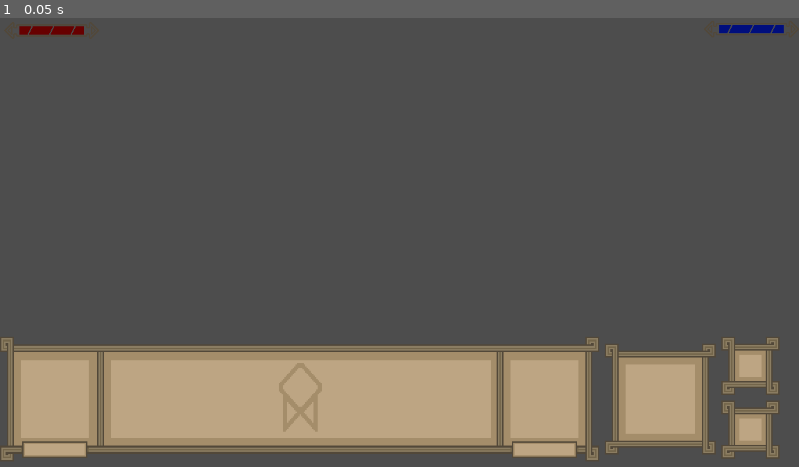
Above: before the commit, frame 1.
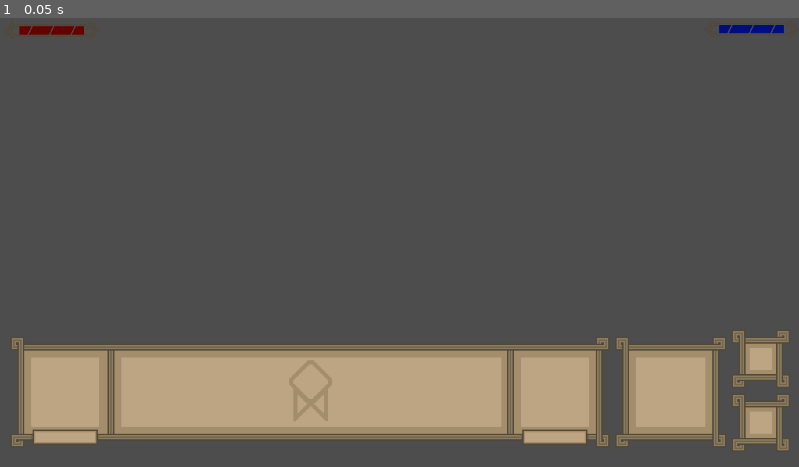
Above: after the commit, the same moment.

Repository: AtomicGardenInteractive/Brackey-s-2024
Game: Godot game, scene res://Game UI.tscn
Same seed, same stepped clock (60 frames per second), same inputs: the game is played once before the commit and once after it. This scene is started directly instead of the project's main scene.
Inputs:
- Up to frame 1 (0.05 s): no input

The runs differ from the first frame. In frame 1, 10% of the frame differs, in the area x 0-99%, y 69-99%.

Commit message:
boat fixing in progress

Diff:
--- a/Godot/new-game-project/Game UI.tscn
+++ b/Godot/new-game-project/Game UI.tscn
@@ -54,13 +54,16 @@
 
 [node name="HBoxContainer" type="HBoxContainer" parent="."]
 layout_mode = 1
-anchors_preset = -1
-anchor_top = 0.771
-anchor_right = 1.0
+anchors_preset = 7
+anchor_left = 0.5
+anchor_top = 1.0
+anchor_right = 0.5
 anchor_bottom = 1.0
-offset_top = -39.608
-offset_right = -583.0
-offset_bottom = -98.0
+offset_left = -561.0
+offset_top = -198.0
+offset_right = 1.0
+offset_bottom = -108.0
+grow_horizontal = 2
 grow_vertical = 0
 scale = Vector2(2, 2)
 
@@ -68,11 +71,13 @@
 texture_filter = 5
 layout_mode = 2
 texture = ExtResource("1_utydy")
+stretch_mode = 3
 
 [node name="LargeUnitIconBox" type="TextureRect" parent="HBoxContainer"]
 texture_filter = 5
 layout_mode = 2
 texture = ExtResource("8_3s2vw")
+stretch_mode = 3
 
 [node name="VBoxContainer" type="VBoxContainer" parent="HBoxContainer"]
 layout_mode = 2
@@ -81,8 +86,10 @@
 texture_filter = 5
 layout_mode = 2
 texture = ExtResource("9_g0u2t")
+stretch_mode = 3
 
 [node name="SmallUnitIconBox1" type="TextureRect" parent="HBoxContainer/VBoxContainer"]
 texture_filter = 5
 layout_mode = 2
 texture = ExtResource("9_g0u2t")
+stretch_mode = 3
--- a/Godot/new-game-project/Scenes/Levels/Player.gd
+++ b/Godot/new-game-project/Scenes/Levels/Player.gd
@@ -33,18 +33,11 @@
 	if event.is_action_pressed("Action_Command"):
 		var hitObject = shoot_ray()
 		if hitObject:
-			emit_signal("contextualCommand", hitObject["position"], false)
-			print(hitObject["position"])
-			pass
-		pass
+			if event.is_action_pressed("Action_Queue_Command"):
+				emit_signal("contextualCommand", hitObject["position"], true)
+			else:
+				emit_signal("contextualCommand", hitObject["position"], false)
 
-	if event.is_action_pressed("Action_Queue_Command"):
-		var hitObject = shoot_ray()
-		if hitObject:
-			emit_signal("contextualCommand", hitObject["position"], true)
-			print(hitObject["position"])
-			pass
-		pass
 
 #Gets objects under cursor
 func shoot_ray():
--- a/Godot/new-game-project/Scenes/Levels/game_handler.tscn
+++ b/Godot/new-game-project/Scenes/Levels/game_handler.tscn
@@ -5,7 +5,8 @@
 [ext_resource type="PackedScene" uid="uid://dkkxkrxcr74mb" path="res://Scenes/boat.tscn" id="2_74m0k"]
 [ext_resource type="PackedScene" uid="uid://dglyq1tx6is8e" path="res://player.tscn" id="2_np8cn"]
 [ext_resource type="ArrayMesh" uid="uid://vsnb002tkjcr" path="res://Assets/Models/pier.obj" id="3_fahsx"]
-[ext_resource type="PackedScene" uid="uid://b4s0xgjysi7h0" path="res://Game UI.tscn" id="6_rcefj"]
+[ext_resource type="Material" uid="uid://bjt2aunmqx0oe" path="res://Assets/Materials/water_materiall.tres" id="3_qodso"]
+[ext_resource type="PackedScene" uid="uid://cwtbxb55herlv" path="res://Game UI.tscn" id="6_rcefj"]
 
 [sub_resource type="Environment" id="Environment_5imuj"]
 
@@ -15,11 +16,8 @@
 agent_max_climb = 0.0
 agent_max_slope = 1.35
 
-[sub_resource type="StandardMaterial3D" id="StandardMaterial3D_b2mlf"]
-albedo_color = Color(0.254902, 0.52549, 0.690196, 1)
-
 [sub_resource type="PlaneMesh" id="PlaneMesh_iags2"]
-material = SubResource("StandardMaterial3D_b2mlf")
+material = ExtResource("3_qodso")
 size = Vector2(128, 128)
 subdivide_width = 32
 subdivide_depth = 32
@@ -101,13 +99,14 @@
 
 [node name="Boat" parent="Level_Handler/World/Units" instance=ExtResource("2_74m0k")]
 transform = Transform3D(1, 0, 0, 0, 1, 0, 0, 0, 1, -41.5506, 9.53674e-06, -26.9683)
+SPEED = 300.0
 
 [node name="UI_Layers" type="Node" parent="."]
+
+[node name="Game_UI" type="CanvasLayer" parent="UI_Layers"]
+
+[node name="Game UI" parent="UI_Layers/Game_UI" instance=ExtResource("6_rcefj")]
 
 [node name="Menu_UI" type="CanvasLayer" parent="UI_Layers"]
 
 [node name="Main Menu" parent="UI_Layers/Menu_UI" instance=ExtResource("1_jth67")]
-
-[node name="Game_UI" type="CanvasLayer" parent="UI_Layers"]
-
-[node name="Game UI" parent="UI_Layers/Game_UI" instance=ExtResource("6_rcefj")]
--- a/Godot/new-game-project/Scenes/boat.gd
+++ b/Godot/new-game-project/Scenes/boat.gd
@@ -12,7 +12,17 @@
 
 func _ready() -> void:
 	player.connect("contextualCommand", _on_contextual_command_called)
-	pass
+
+
+func _on_contextual_command_called(target_position : Vector3, shiftHeld : bool) -> void:
+	print(target_position)
+	if shiftHeld:
+		add_to_array(target_position)
+	else:
+		targetLocationArray.clear()
+		add_to_array(target_position)
+		next_navigation_target()
+
 
 func add_to_array(target_location):
 	if search_array(target_location) == true:
@@ -20,8 +30,7 @@
 		targetLocationArray.append(target_location)
 	else:
 		print("location already present not appended")
-	print(targetLocationArray)
-	pass
+
 
 func search_array(target_location):
 	if targetLocationArray.count(target_location) < 1:
@@ -29,42 +38,30 @@
 	else:
 		return false
 
+func next_navigation_target():
+	print(targetLocationArray)
+	current_target_location(targetLocationArray.pop_front())
+	print(nav_agent.target_position)
+
+func current_target_location(target_location):
+	nav_agent.target_position = target_location
+
+
 func _physics_process(_delta: float) -> void:
 	var current_location = global_transform.origin
 	var next_location = nav_agent.get_next_path_position()
 	var new_velocity = (next_location - current_location).normalized() * SPEED
+	#print(str(next_location) + " - " + str(current_location) + " = " + str(next_location-current_location) + "/" + str(new_velocity))
 
 	nav_agent.set_velocity(new_velocity)
 
-	pass
+func _on_navigation_agent_3d_target_reached() -> void:
+	print("Reached Distination")
 
-func next_navigation_target():
-	if !targetLocationArray.is_empty():
-		current_target_location(targetLocationArray[0])
-	pass
+	next_navigation_target()
 
-func _on_navigation_agent_3d_target_reached() -> void:
-	targetLocationArray.erase(0)
-	next_navigation_target()
-	pass # Replace with function body.
 
 
 func _on_navigation_agent_3d_velocity_computed(safe_velocity: Vector3) -> void:
 	velocity = velocity.move_toward(safe_velocity, 0.25)
 	move_and_slide()
-
-func _on_contextual_command_called(target_position : Vector3, shiftHeld : bool) -> void:
-	print("_on_contextual_command_called")
-	if shiftHeld:
-		print("shiftHeld Passed")
-		targetLocationArray.append(target_position)
-		next_navigation_target()
-	else:
-		targetLocationArray.clear()
-		targetLocationArray.append(target_position)
-		next_navigation_target()
-	pass
-
-func current_target_location(target_location):
-	nav_agent.target_position = target_location
-	pass
--- a/Godot/new-game-project/Scenes/boat.tscn
+++ b/Godot/new-game-project/Scenes/boat.tscn
@@ -20,6 +20,7 @@
 skeleton = NodePath("../..")
 
 [node name="NavigationAgent3D" type="NavigationAgent3D" parent="."]
+target_desired_distance = 50.0
 avoidance_enabled = true
 debug_enabled = true
 
Not shown: 1 places in Godot/new-game-project/Game UI.tscn that only renumber resources
